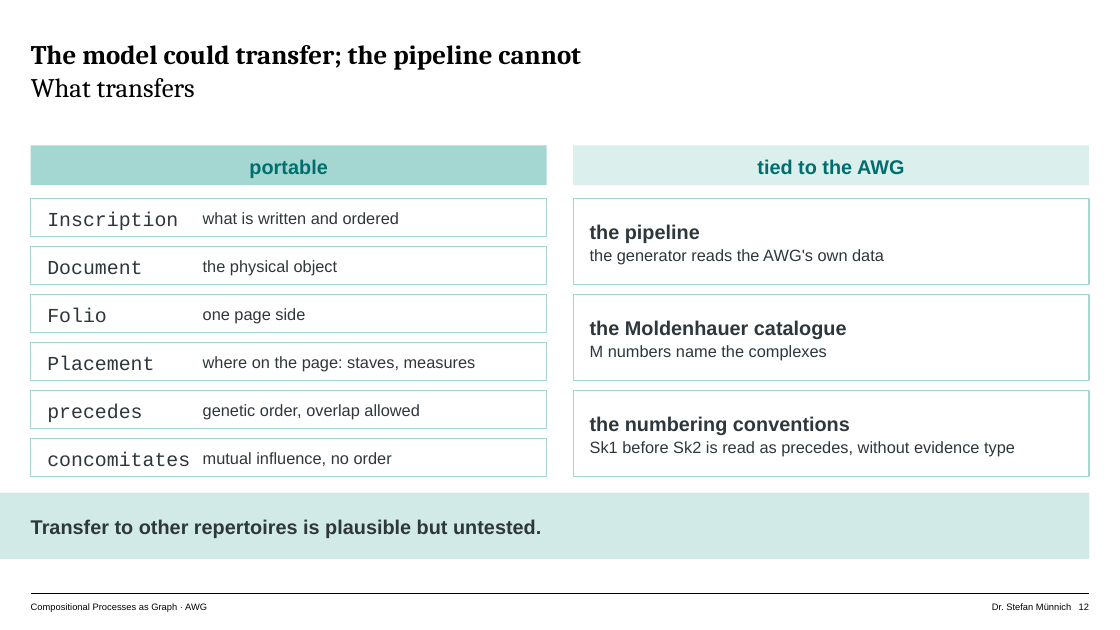
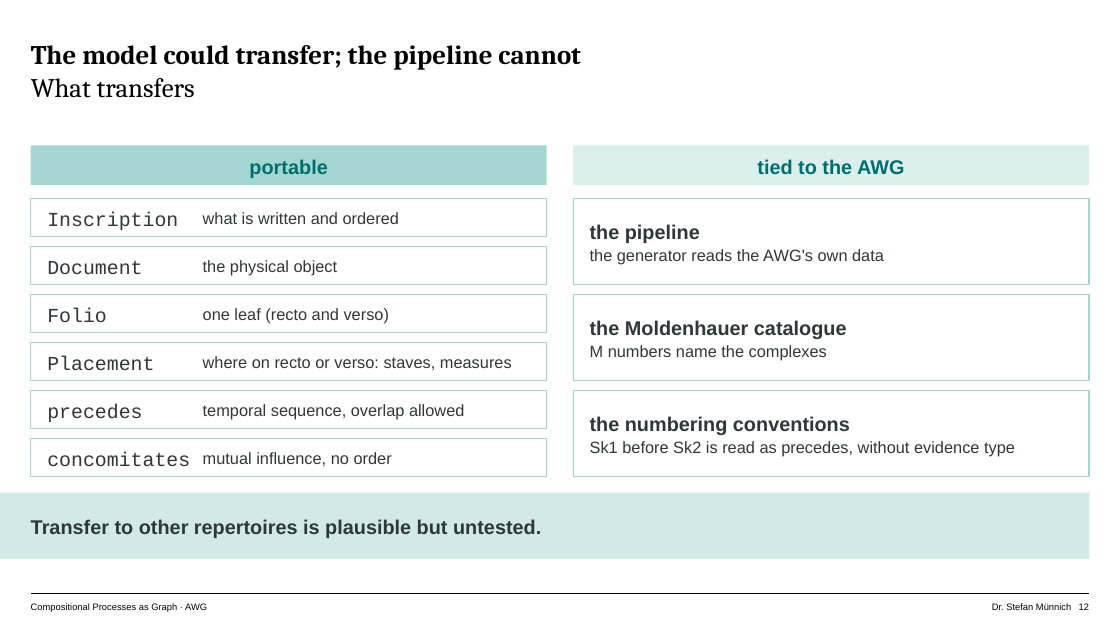
Before and after one commit to musicEnfanthen/presentations, a slide deck: slide 12 of genetics2026/AWG-Graph-Talk.pptx. Drawn at 1120x630 pixels with LibreOffice and Linux fonts; fonts in the diff are those of the drawing. Boxes give left, top, right and bottom in pixels: in the first picture for what was removed or moved away, otherwise in the second. Text is boxed around its words. In the diff, an @@ line names an element or a change of style, - is before the commit and + after.

Commit message:
update files for #genetics2026

```diff
--- a/genetics2026/AWG-Graph-Talk.pptx
+++ b/genetics2026/AWG-Graph-Talk.pptx
@@ text at [203,308,389,324]: text changed @@
-one page side
+one leaf (recto and verso)
@@ text at [203,356,512,370]: text changed @@
-where on the page: staves, measures
+where on recto or verso: staves, measures
@@ text at [203,404,464,420]: text changed @@
-genetic order, overlap allowed
+temporal sequence, overlap allowed
```
Also in this commit, not shown: 12 other slides changed, 6 other files.
